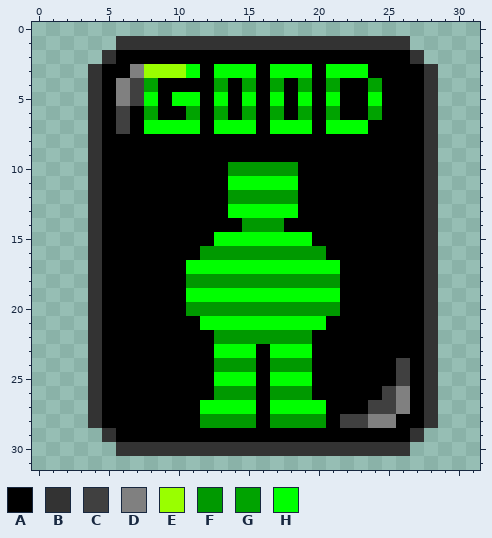
Pixel-art sprite, stored at Resources/Textures/Interface/Alerts/mecha_alive.rsi/health0.png. The picture above was drawn from the file before the commit.
The file is 32x32 pixels.
Palette (. is transparent): A #000000  B #333333  C #404040  D #808080  E #99ff00  F #009900  G #00a300  H #00ff00
Pixels before, first column x 4:
 1 ..BBBBBBBBBBBBBBBBBBBBB..
 2 .BAAAAAAAAAAAAAAAAAAAAAB.
 3 BAADEEEHAHHHAHHHAHHHAAAAB
 4 BADCGAAAAGAGAGAGAGAAGAAAB
 5 BADCHAHHAHAHAHAHAHAAHAAAB
 6 BACAGAAGAGAGAGAGAGAAGAAAB
 7 BACAHHHHAHHHAHHHAHHHAAAAB
 8 BAAAAAAAAAAAAAAAAAAAAAAAB
 9 BAAAAAAAAAAAAAAAAAAAAAAAB
10 BAAAAAAAAAFFFFFAAAAAAAAAB
11 BAAAAAAAAAHHHHHAAAAAAAAAB
12 BAAAAAAAAAFFFFFAAAAAAAAAB
13 BAAAAAAAAAHHHHHAAAAAAAAAB
14 BAAAAAAAAAAFFFAAAAAAAAAAB
15 BAAAAAAAAHHHHHHHAAAAAAAAB
16 BAAAAAAAFFFFFFFFFAAAAAAAB
17 BAAAAAAHHHHHHHHHHHAAAAAAB
18 BAAAAAAFFFFFFFFFFFAAAAAAB
19 BAAAAAAHHHHHHHHHHHAAAAAAB
20 BAAAAAAFFFFFFFFFFFAAAAAAB
21 BAAAAAAAHHHHHHHHHAAAAAAAB
22 BAAAAAAAAFFFFFFFAAAAAAAAB
23 BAAAAAAAAHHHAHHHAAAAAAAAB
24 BAAAAAAAAFFFAFFFAAAAAACAB
25 BAAAAAAAAHHHAHHHAAAAAACAB
26 BAAAAAAAAFFFAFFFAAAAACDAB
27 BAAAAAAAHHHHAHHHHAAACCDAB
28 BAAAAAAAFFFFAFFFFACCDDAAB
29 .BAAAAAAAAAAAAAAAAAAAAAB.
30 ..BBBBBBBBBBBBBBBBBBBBB..
Once edited:
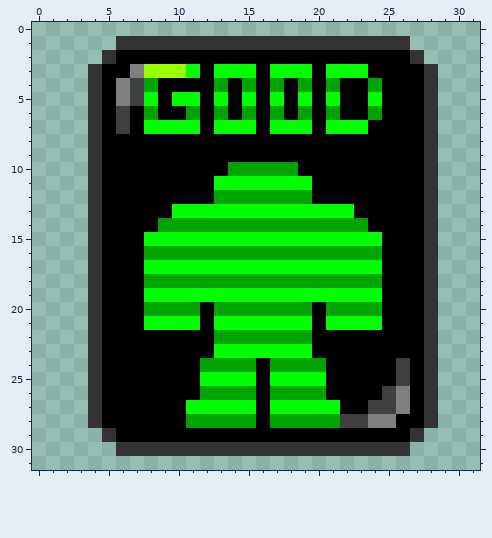
From old to new:
y 10: x 14..18 FFFFF -> GGGGG
y 11: x 13 A -> H; x 19 A -> H
y 12: x 13..19 AFFFFFA -> GGGGGGG
y 13: x 10..13 AAAA -> HHHH; x 19..22 AAAA -> HHHH
y 14: x 9..23 AAAAAAFFFAAAAAA -> GGGGGGGGGGGGGGG
y 15: x 8..12 AAAAA -> HHHHH; x 20..24 AAAAA -> HHHHH
y 16: x 8..24 AAAAFFFFFFFFFAAAA -> GGGGGGGGGGGGGGGGG
y 17: x 8..10 AAA -> HHH; x 22..24 AAA -> HHH
y 18: x 8..24 AAAFFFFFFFFFFFAAA -> GGGGGGGGGGGGGGGGG
y 19: x 8..10 AAA -> HHH; x 22..24 AAA -> HHH
y 20: x 8..24 AAAFFFFFFFFFFFAAA -> GGGGAGGGGGGGAGGGG
y 21: x 8..12 AAAAH -> HHHHA; x 20..24 HAAAA -> AHHHH
y 22: x 13..19 FFFFFFF -> GGGGGGG
y 23: x 16 A -> H
y 24: x 12..15 AFFF -> GGGG; x 17..20 FFFA -> GGGG
y 25: x 12 A -> H; x 20 A -> H
y 26: x 12..15 AFFF -> GGGG; x 17..20 FFFA -> GGGG
y 27: x 11 A -> H; x 21 A -> H
y 28: x 11..15 AFFFF -> GGGGG; x 17..21 FFFFA -> GGGGG
